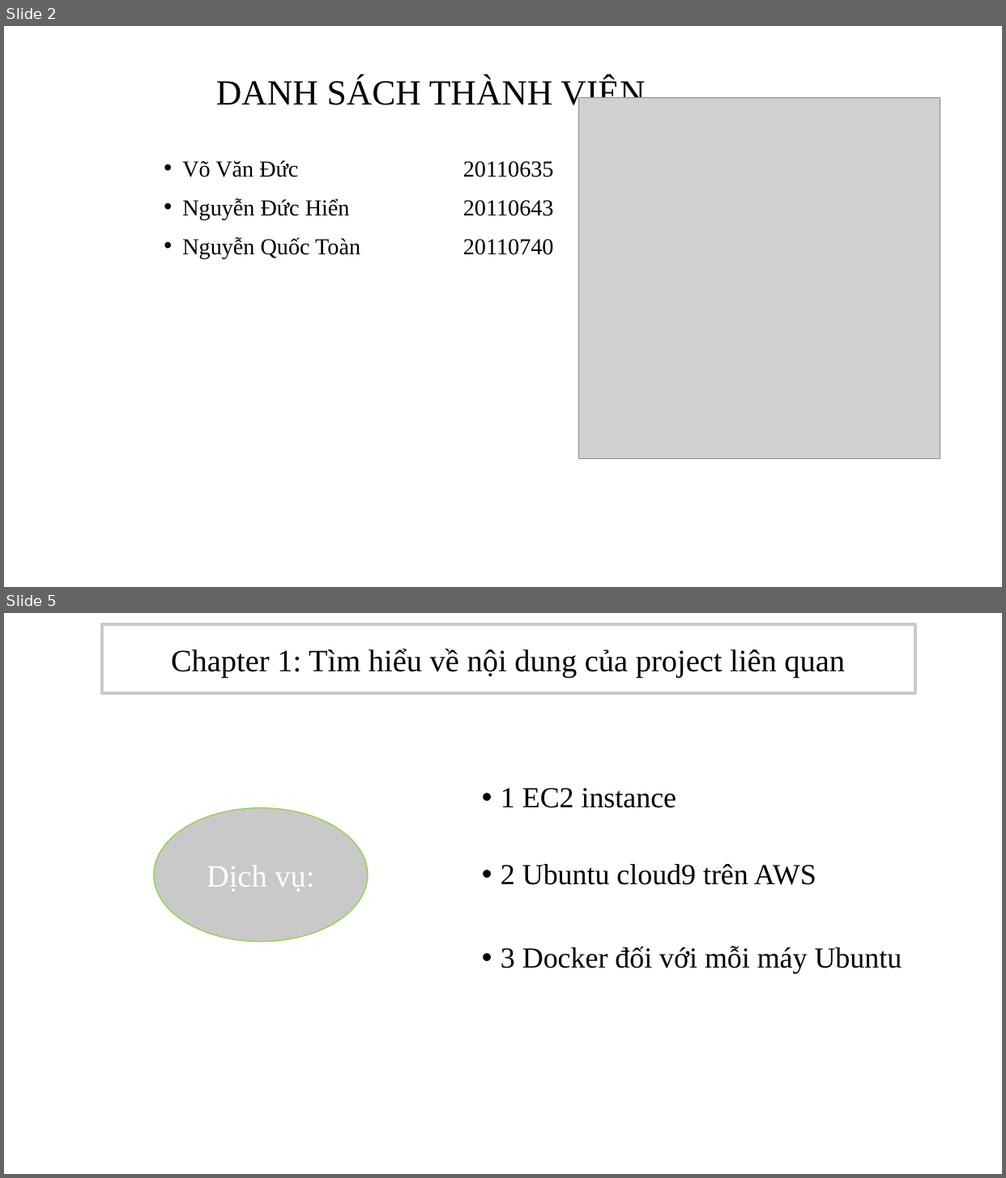
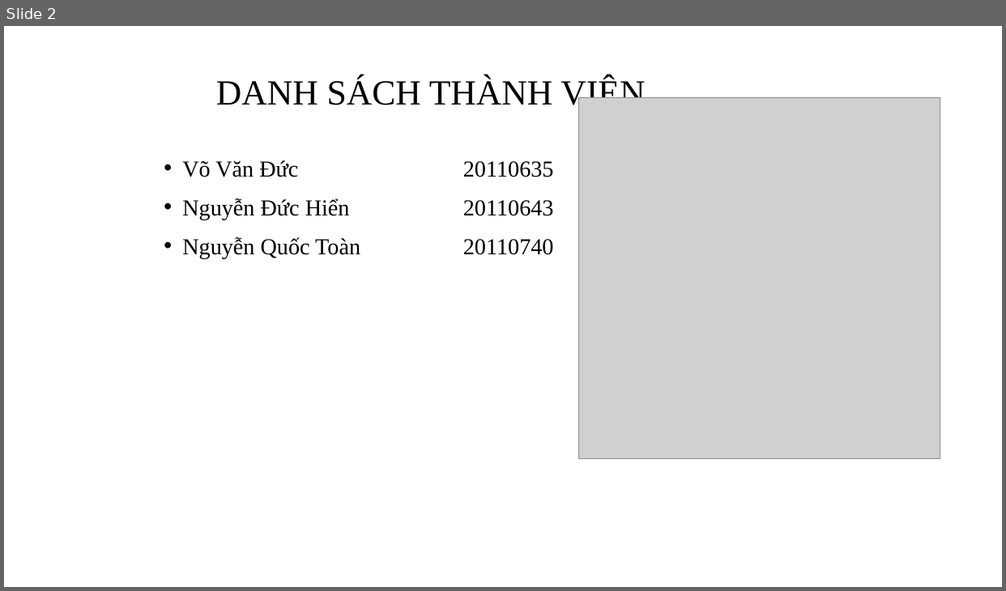
Before and after one commit to DucHienIT/ProjectCloudComputing-RemoteDockerController, a slide deck: Nhom2_thuyetTrinhVideoNhomTruoc.pptx. Shown one above the other, each under a label of ours: slides 2 and 5 before the commit, slide 2 after it; the slides between them are not shown. The pictures are 1006x1178 and 1006x591 pixels, drawn with LibreOffice and Linux fonts; fonts in the diff are those of the drawing; grey boxes stand for pictures; background and template pictures are left out. Boxes give left, top, right and bottom in pixels: in the first picture for what was removed or moved away, otherwise in the second. Text is boxed around its words. In the diff, an @@ line names an element or a change of style, - is before the commit and + after.

```diff
--- a/Nhom2_thuyetTrinhVideoNhomTruoc.pptx
+++ b/Nhom2_thuyetTrinhVideoNhomTruoc.pptx
@@ slide 5 removed at (4,613,1002,1174), background picture (left out) @@
@@ title removed at (102,624,916,693) @@
-Chapter 1: Tìm hiểu về nội dung của project liên quan
@@ text removed at (501,788,902,974) @@
-• 1 EC2 instance
-• 2 Ubuntu cloud9 trên AWS
-• 3 Docker đối với mỗi máy Ubuntu
@@ ellipse removed at (154,808,368,943) @@
-Dịch vụ:
```
Also in this commit, not shown: 11 slides added, 9 other slides removed.
